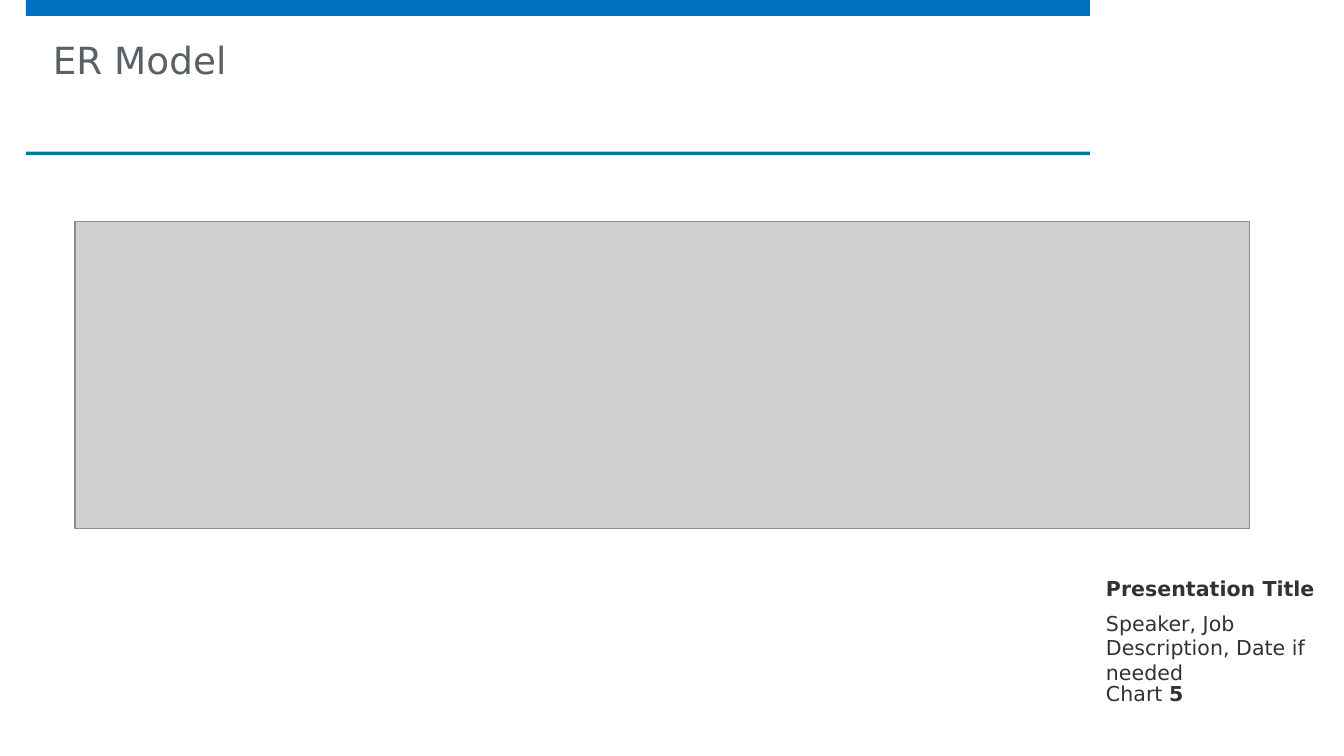
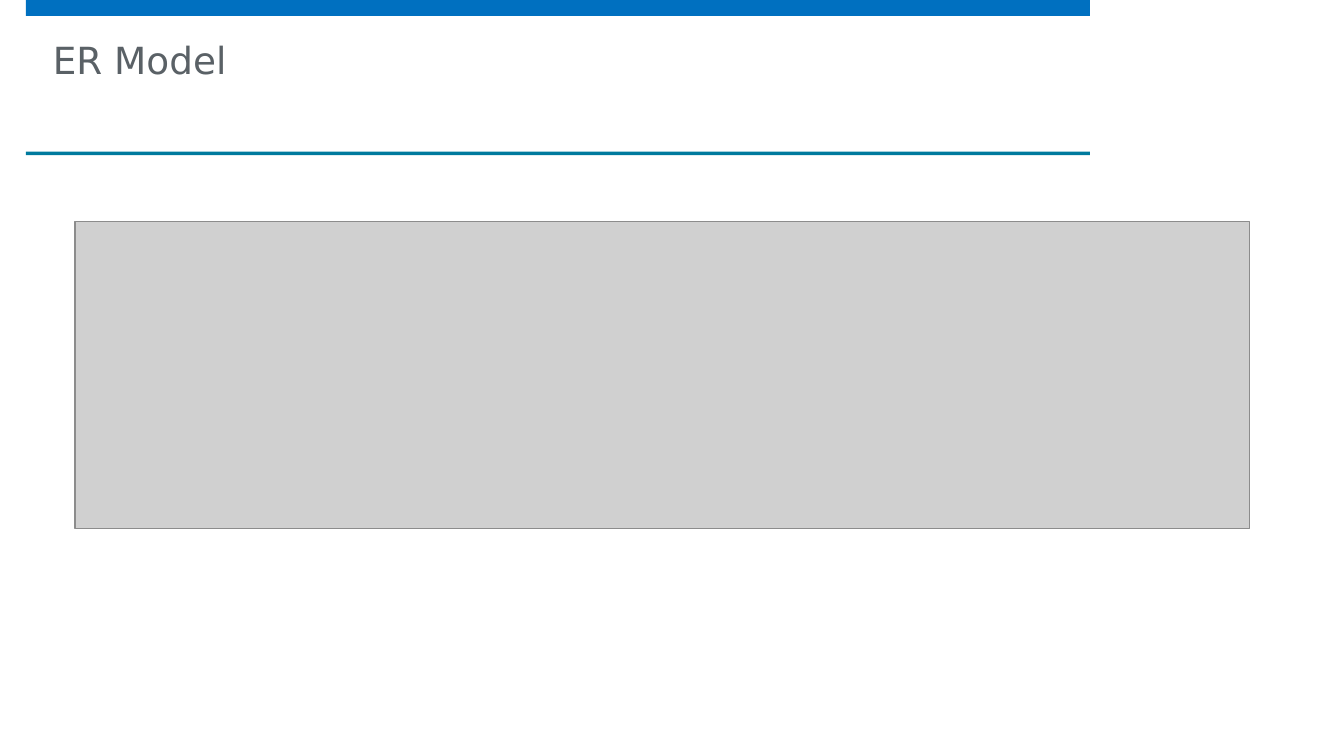
Before and after one commit to TimoBuechert/umr-data-integration-project, a slide deck: slide 5 of 1_preparation/T_Square_Preparation_Slides.pptx. Drawn at 1344x756 pixels with LibreOffice and Linux fonts; fonts in the diff are those of the drawing; grey boxes stand for pictures; background and template pictures are left out. Boxes give left, top, right and bottom in pixels: in the first picture for what was removed or moved away, otherwise in the second. Text is boxed around its words. In the diff, an @@ line names an element or a change of style, - is before the commit and + after.

```diff
--- a/1_preparation/T_Square_Preparation_Slides.pptx
+++ b/1_preparation/T_Square_Preparation_Slides.pptx
@@ text removed at bbox=[1106, 580, 1315, 597] @@
-Presentation Title
@@ text removed at bbox=[1106, 615, 1305, 686] @@
-Speaker, Job Description, Date if needed
@@ page number removed at bbox=[1106, 685, 1183, 702] @@
-Chart 5
```
Also in this commit, not shown: 4 other slides changed.
